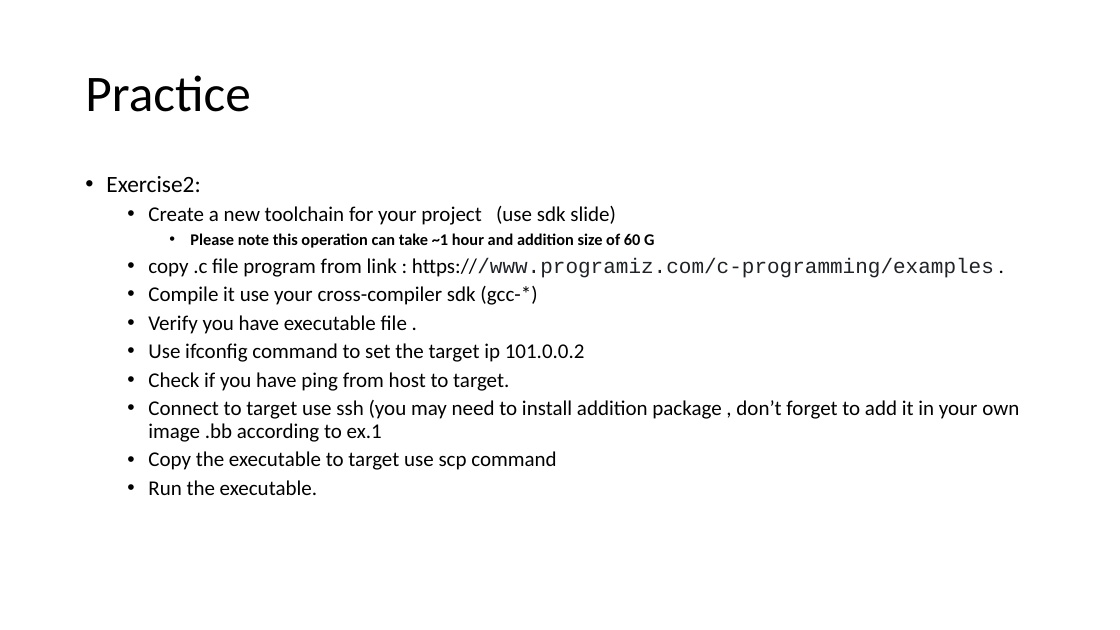
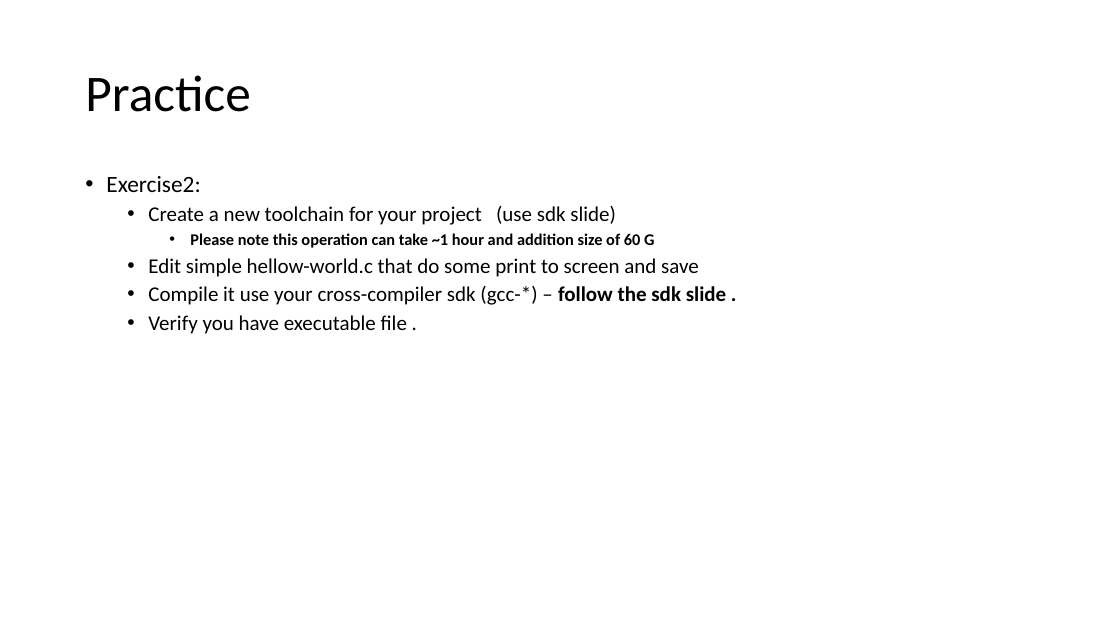
Before and after one commit to yaronda2/YoctoCourse, a slide deck: slide 52 of Yocto Practice_Release.pptx (slide 60 before the commit). Drawn at 1120x630 pixels with LibreOffice and Linux fonts; fonts in the diff are those of the drawing. Boxes give left, top, right and bottom in pixels: in the first picture for what was removed or moved away, otherwise in the second. Text is boxed around its words. In the diff, an @@ line names an element or a change of style, - is before the commit and + after.

```diff
--- a/Yocto Practice_Release.pptx
+++ b/Yocto Practice_Release.pptx
@@ text at box(148, 258, 726, 305): text changed @@
-  • copy .c file program from link : https:///www.programiz.com/c-programming/examples .
-  • Compile it use your cross-compiler sdk (gcc-*)
+  • Edit simple hellow-world.c that do some print to screen and save
+  • Compile it use your cross-compiler sdk (gcc-*) – follow the sdk slide .
@@ text at box(148, 343, 1019, 495): paragraphs removed @@
-  • Use ifconfig command to set the target ip 101.0.0.2
-  • Check if you have ping from host to target.
-  • Connect to target use ssh (you may need to install addition package , don’t forget to add it in your own image .bb according to ex.1
-  • Copy the executable to target use scp command
-  • Run the executable.
```
Also in this commit, not shown: 37 other slides changed, 12 slides added, 3 slides removed.
